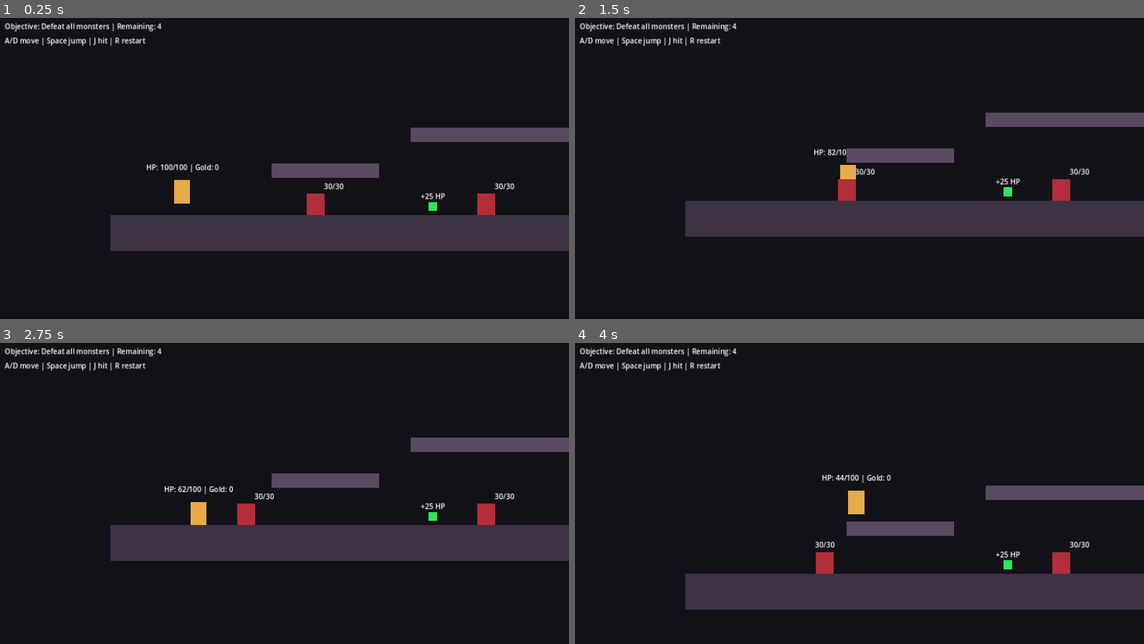
Above: before the commit, frames 1-4 (two rows, left to right).
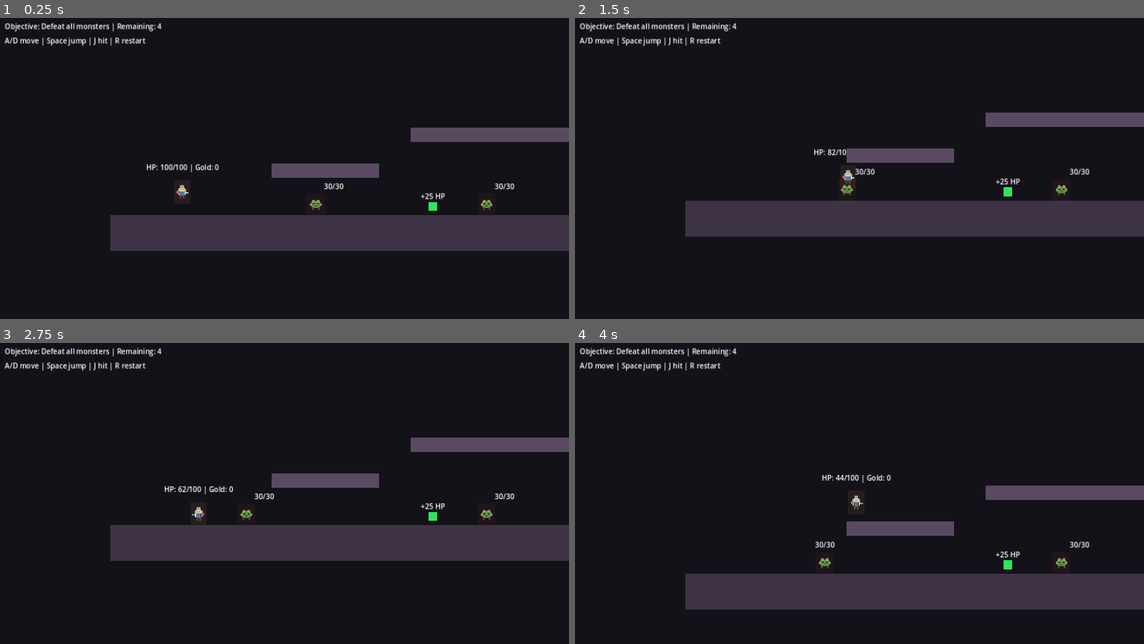
Above: after the commit, the same moments.

Repository: 98longq/relicbound
Game: Godot game, scene res://scenes/levels/test_level.tscn
Two runs of this game, one before a commit and one after it. Both use one fixed random seed, a clock stepped at 60 frames per second and the inputs below.
Inputs (mouse positions are in pixels of both pictures, inside the frame that each line leads up to):
- Up to frame 1 (0.25 s): no input
- Up to frame 2 (1.5 s): tap Enter (ui_accept) at 0.5, 0.77 s; move the mouse to (984, 156) at 0.52 s; hold R 0.53-1.28 s; hold Right (ui_right) from 0.53 s (still down); click (984, 156) at 0.67 s; move the mouse to (740, 189) at 1.27 s; tap Space at 1.35 s
- Up to frame 3 (2.75 s): tap Enter (ui_accept) at 1.52, 2 s; move the mouse to (341, 427) at 2.02 s; release Right (ui_right) at 2.03 s; hold Left (ui_left) from 2.03 s (still down); hold J from 2.03 s (still down)
- Up to frame 4 (4 s): move the mouse to (831, 562) at 2.77 s; release Left (ui_left) at 2.78 s; release J at 2.78 s; hold Right (ui_right) from 2.78 s (still down); tap R at 2.85 s; click (831, 562) at 2.92 s; tap Enter (ui_accept) at 3.02, 3.77 s; move the mouse to (1030, 547) at 3.52 s; hold Space from 3.53 s (still down)

The runs differ from the first frame. In frame 1, 0.7% of the frame differs, in the area x 30-88%, y 53-66%; in frame 2, 0.6%; in frame 3, 0.7%; in frame 4, 0.7%, in the area x 42-88%, y 49-77%.

Commit message:
Update scene resources

Diff:
--- a/scenes/enemies/test_enemy.tscn
+++ b/scenes/enemies/test_enemy.tscn
@@ -1,7 +1,8 @@
-[gd_scene load_steps=4 format=3]
+[gd_scene load_steps=5 format=3]
 
 [ext_resource type="Script" path="res://scripts/enemies/enemy_base.gd" id="1_enemy_base"]
 [ext_resource type="PackedScene" path="res://scenes/items/pickup_gold.tscn" id="2_pickup_gold"]
+[ext_resource type="Texture2D" path="res://assets/art/enemies/slime_enemy.svg" id="3_enemy_art"]
 
 [sub_resource type="RectangleShape2D" id="RectangleShape2D_enemy"]
 size = Vector2(40, 48)
@@ -20,7 +21,12 @@
 offset_top = -48.0
 offset_right = 20.0
 offset_bottom = 0.0
-color = Color(0.7, 0.18, 0.22, 1)
+color = Color(0.7, 0.18, 0.22, 0.08)
+
+[node name="Art" type="Sprite2D" parent="Visual"]
+position = Vector2(20, 24)
+scale = Vector2(0.6, 0.6)
+texture = ExtResource("3_enemy_art")
 
 [node name="CollisionShape2D" type="CollisionShape2D" parent="."]
 position = Vector2(0, -24)
--- a/scenes/player/player.tscn
+++ b/scenes/player/player.tscn
@@ -1,6 +1,7 @@
-[gd_scene load_steps=4 format=3]
+[gd_scene load_steps=5 format=3]
 
 [ext_resource type="Script" path="res://scripts/player/player_controller.gd" id="1_player_controller"]
+[ext_resource type="Texture2D" path="res://assets/art/player/player_knight.svg" id="2_player_art"]
 
 [sub_resource type="RectangleShape2D" id="RectangleShape2D_player"]
 size = Vector2(36, 52)
@@ -17,7 +18,12 @@
 offset_right = 18.0
 offset_bottom = 0.0
 pivot_offset = Vector2(18, 26)
-color = Color(0.9, 0.67, 0.28, 1)
+color = Color(0.9, 0.67, 0.28, 0.08)
+
+[node name="Art" type="Sprite2D" parent="Visual"]
+position = Vector2(18, 26)
+scale = Vector2(0.56, 0.56)
+texture = ExtResource("2_player_art")
 
 [node name="CollisionShape2D" type="CollisionShape2D" parent="."]
 position = Vector2(0, -26)
